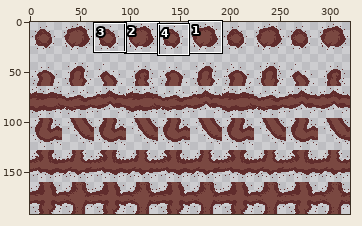
File history of a sprite sheet, Assets/Sprites/Aesthetic pack base set (Free)/Trail_New.png. Above: a wide view before the commit, with the close-up outlined.
Close-up. First the earlier version:
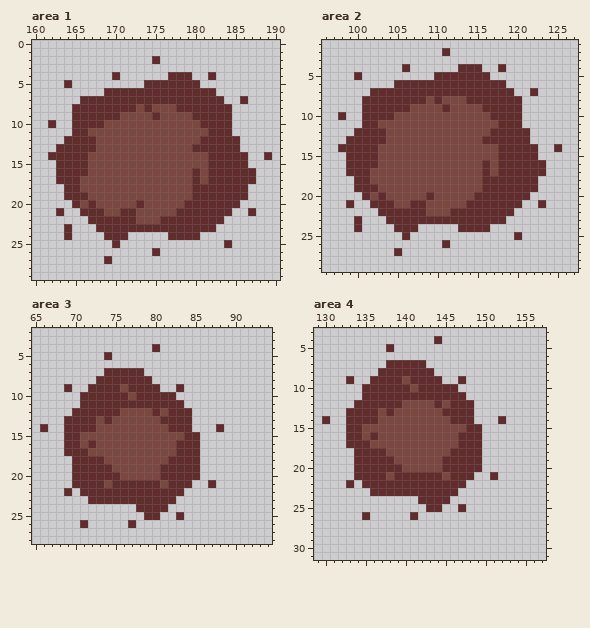
The file is 320x192 pixels. Shown: area 1: x 160..190, y 0..29; area 2: x 96..127, y 1..29; area 3: x 65..94, y 2..28; area 4: x 129..157, y 3..31. The commit also changed other parts of the picture, which this record leaves out.
The result:
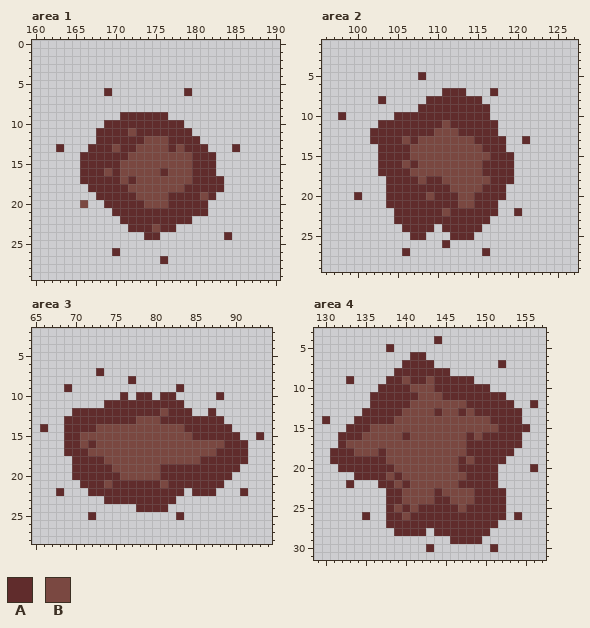
Palette (. is transparent): A #602c2c  B #7a4841
Changes in this commit:
Changed rows in their new state; - is an unchanged pixel.
Area 1:
first column x 162:
 2 -------------.--------------
 4 --------.------...--.-------
 5 --.---------.......---------
 6 --------.........-...-------
 7 ----..................--.---
 8 ---....................-----
 9 ---......AAAA-A........-----
10 .--....AAAAAAAAAA......-----
11 ---...AAAA-AAAAAAA.....-----
12 --....AAAAAA---AAAA.....----
13 --...-AA-AA----A-A--...-----
14 ....-AAAAA--------AA-....--.
15 -...-AAAA---------AA-....---
16 -...-AA-A-----A----A-.....--
17 -...AAAAA-A--------A--....--
18 --...AAAAA-------A----...---
19 --....AAAAA----AAA-B-....---
20 ---.-..AAAA----AA---....----
21 -.--....A--AAAAA----...--.--
22 -----....--AAA----....------
23 --.---....---B--.....-------
24 --.----...--AA-....---A-----
25 --------.-------------.-----
26 --------A----.--------------
27 -------.------A-------------
Area 2:
first column x 98:
 2 -------------.--------------
 4 --------.------...--.-------
 5 --.-------A-.......---------
 6 -------..............-------
 7 ----.........---...-..--.---
 8 ---..-.....A-AAA--.....-----
 9 ---.......AAA-AAAA-....-----
10 ---....AAAAAAAAAAAA....-----
11 ---..AAAAAAAA-AAAAAA...-----
12 --..--AAAAAA---AAAA-....----
13 -...--AA-A-------A---..-----
14 .....AAAA---------AA-....--.
15 -....AAAA----------A--...---
16 -....AAA-A---------A--....--
17 -....AAAA----------A--....--
18 --....AAAA-AA-----B---...---
19 --....AAAAAAAA-------....---
20 --A...AAAAABAAA------...----
21 -.--..-AA--AAAA-B---...--.--
22 -----..----AA-------..A-----
23 --.---.------------..-------
24 --.----.--AA-AA---.---------
25 --------.AA---AAA-----.-----
27 -------.A---------A---------
Area 3:
first column x 68:
 4 ------------.-------------
 5 ------.-------------------
 7 -----A.....---------------
 8 -----....-..--------------
 9 ----.........-------------
10 ---.....-.--.-------A-----
11 ---...--------------------
12 --------AAAA-------A------
13 -----A-AAA-------AAAA-----
14 --------------BB-AAA-A----
15 ----------------B-AAAAA--A
16 ---------------BBBBBBAAA--
17 ---------------BBBBBAAAA--
18 --------------BBBBAAAAAA--
19 ------------------AAAAA---
20 ------------------AAAA----
21 --.--------------AA-A-----
22 A.-.-------------AAA---A--
23 ----..--------------------
25 ----A------..-------------
26 ---.-----.----------------
Area 4:
first column x 131:
 6 ----------AA--------------
 7 -------..---A--------A----
 8 ------..-----AA-----------
 9 -----..-----B-AA-A--------
10 ----..-----BB---AAAA------
11 ----.------BBB---AAAAA----
12 ---..----A---B-BB-AAAAA--A
13 --..--A-A----ABB-BAAAAAA--
14 --.---AA-------BBBBBA-AA--
15 ----A------------BBBBAAAA-
16 -A---B---A------B-BAAAAA--
17 -ABBB-----------B--AAAAA--
18 AAABBB---------BB--AAAA---
19 AAA----B------BB-B-AAA----
20 -AA-----B-----BB---AA----A
21 ---------BBBBB-BB-AA------
22 ----..--B-BBBBBB-AAAA-----
23 -----..--BBBB-BBBBAAAA----
24 -------AABBBB--BBBAAAA----
25 -------ABABA--AABAAAAA----
26 -------AAB-AAAAAAAAAAA-A--
27 -------AAAAAAAAAAAAAA-----
28 --------AAAA-AAAAAAA------
29 ---------------AAAA-------
30 ------------A-------A-----
Boxes around the changes in both close-ups, in picture pixels (x1, y1, x2, y2):
changed: (48, 56, 272, 264)
changed: (338, 48, 562, 256)
changed: (56, 344, 264, 528)
changed: (330, 352, 538, 552)
